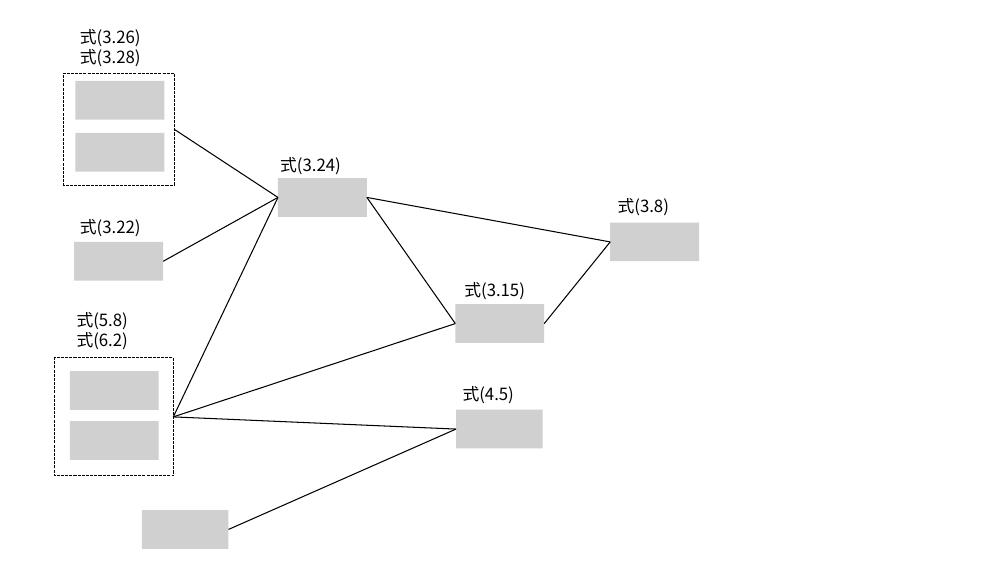
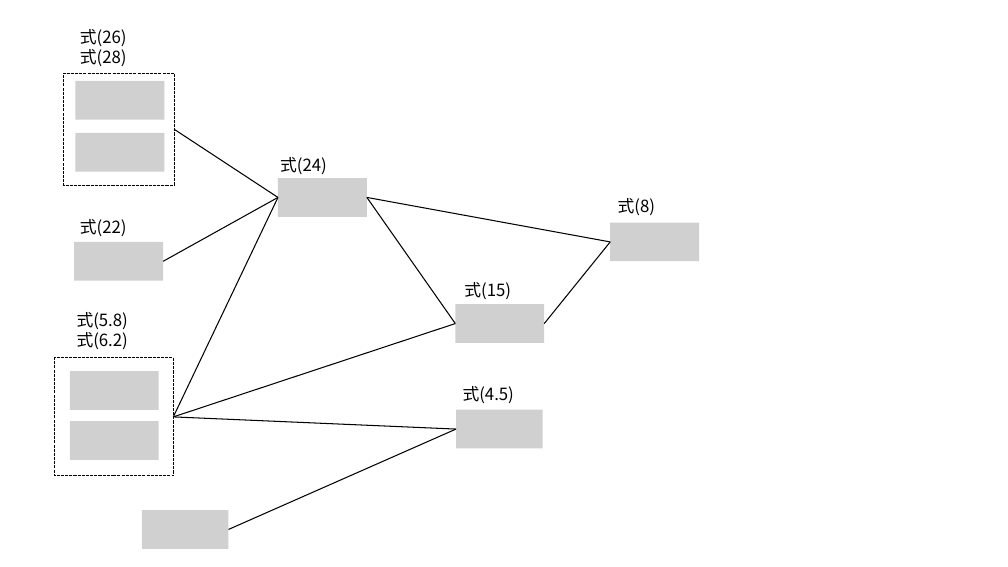
Before and after one commit to DEE-BRI/heat_load_calc, a slide deck: slide 3 of docs/source/_static/images/dependencies.pptx. Drawn at 1008x567 pixels with LibreOffice and Linux fonts; fonts in the diff are those of the drawing; grey boxes stand for pictures. Boxes give left, top, right and bottom in pixels: in the first picture for what was removed or moved away, otherwise in the second. Text is boxed around its words. In the diff, an @@ line names an element or a change of style, - is before the commit and + after.

```diff
--- a/docs/source/_static/images/dependencies.pptx
+++ b/docs/source/_static/images/dependencies.pptx
@@ text at (80,29,127,66): text changed @@
-式(3.26)
-式(3.28)
+式(26)
+式(28)
@@ text at (280,157,327,174): text changed @@
-式(3.24)
+式(24)
@@ text at (618,198,655,215): text changed @@
-式(3.8)
+式(8)
@@ text at (80,219,127,236): text changed @@
-式(3.22)
+式(22)
@@ text at (464,282,511,299): text changed @@
-式(3.15)
+式(15)
```
Also in this commit, not shown: 2 other slides changed, 41 other files.
